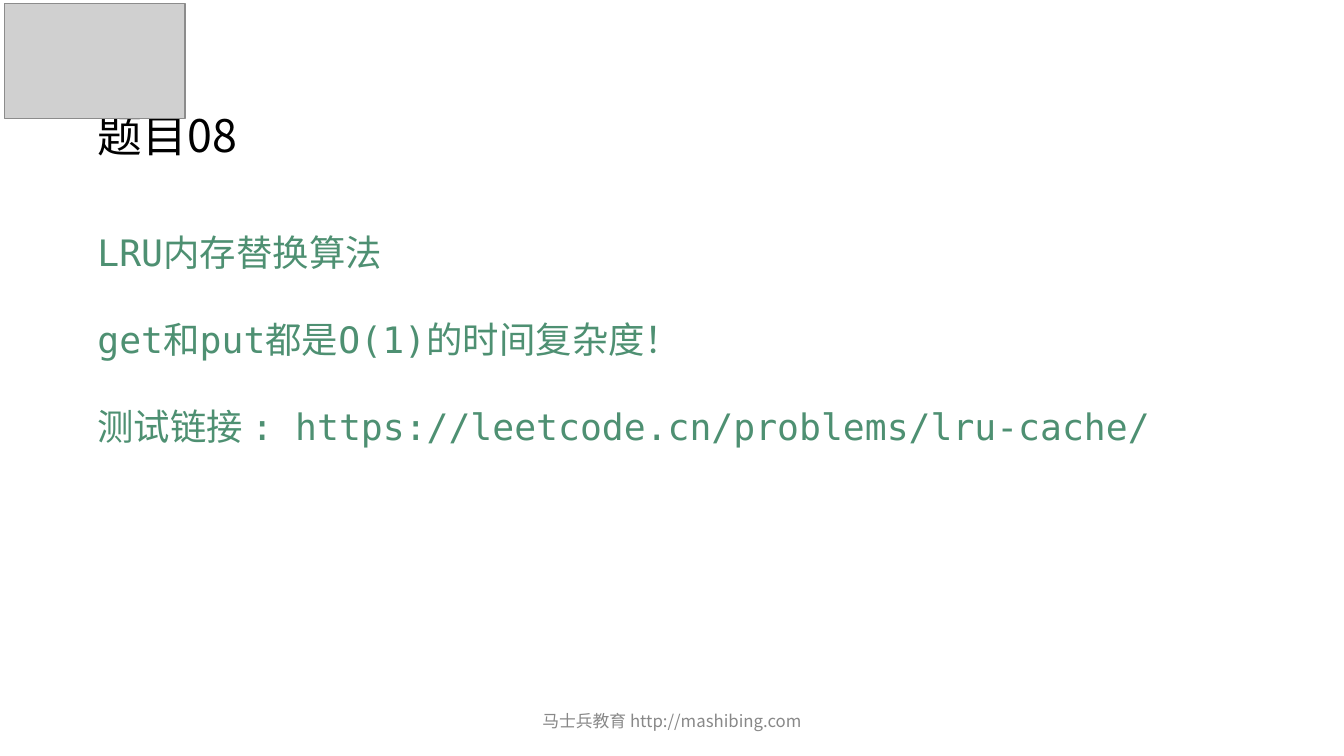
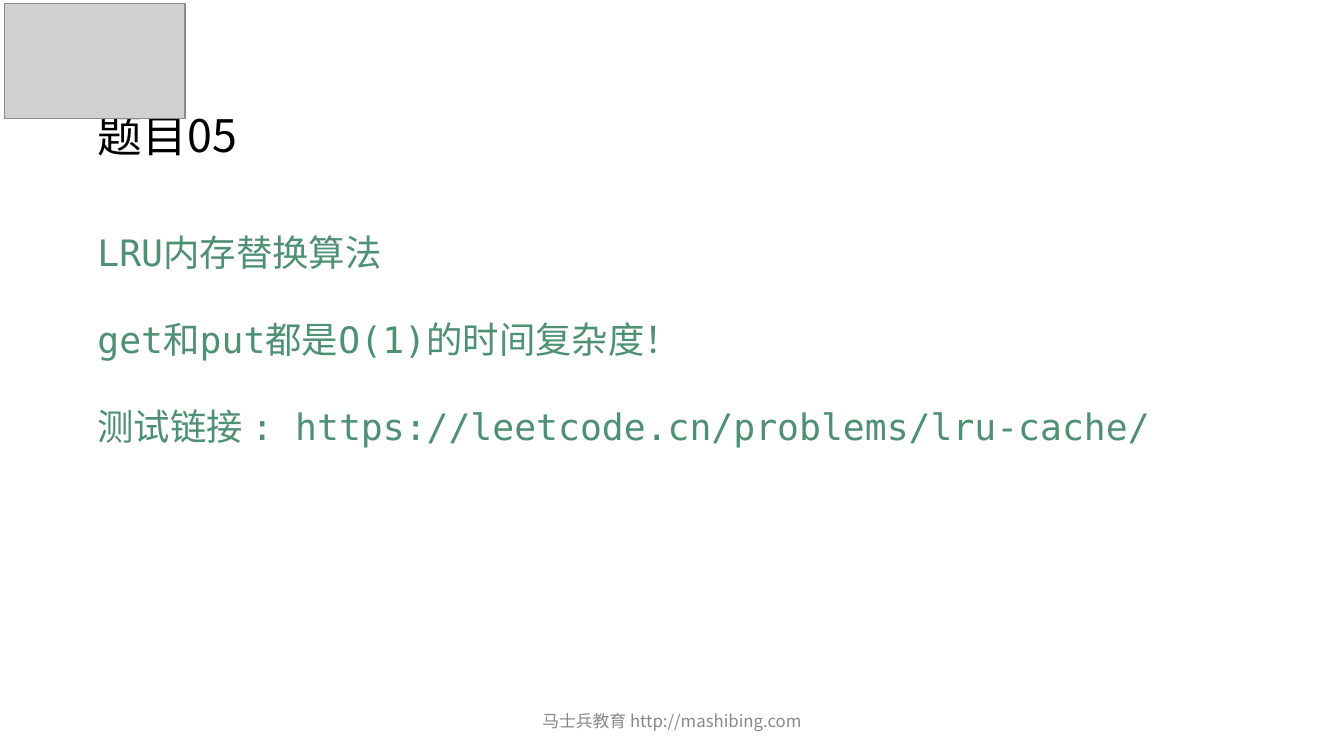
Before and after one commit to wblksheep/algorithm-zuo-msb-code, a slide deck: slide 6 of MCA算法突击课/第03期/ppt/powerpoint/第05节 .pptx (slide 10 before the commit). Drawn at 1344x756 pixels with LibreOffice and Linux fonts; fonts in the diff are those of the drawing; grey boxes stand for pictures. Boxes give left, top, right and bottom in pixels: in the first picture for what was removed or moved away, otherwise in the second. Text is boxed around its words. In the diff, an @@ line names an element or a change of style, - is before the commit and + after.

```diff
--- a/MCA算法突击课/第03期/ppt/powerpoint/第05节 .pptx
+++ b/MCA算法突击课/第03期/ppt/powerpoint/第05节 .pptx
@@ title at [97,107,236,156]: text changed @@
-题目08
+题目05
```
Also in this commit, not shown: 1 other slide changed, 4 slides removed, 1 other file.
